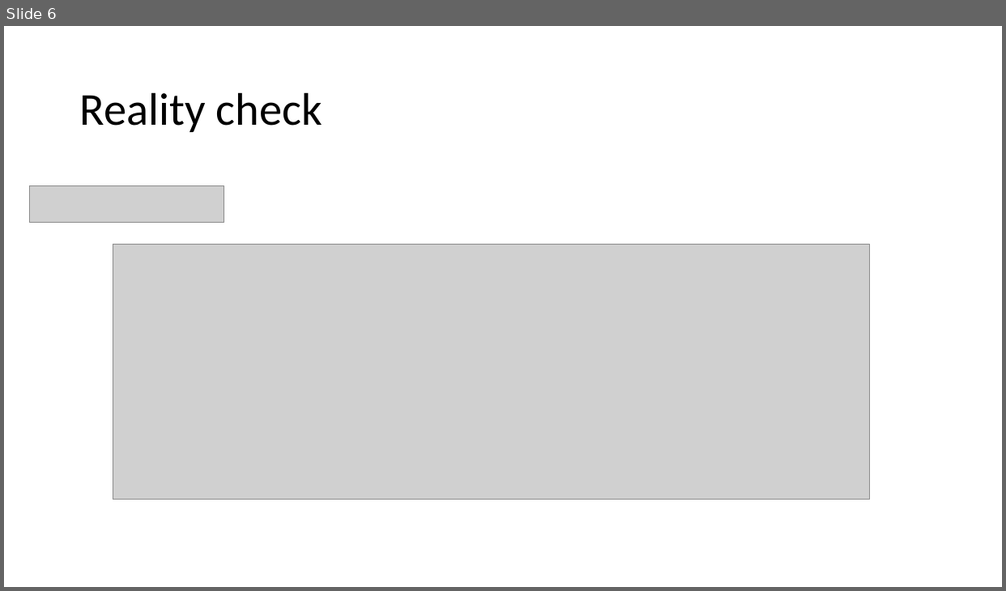
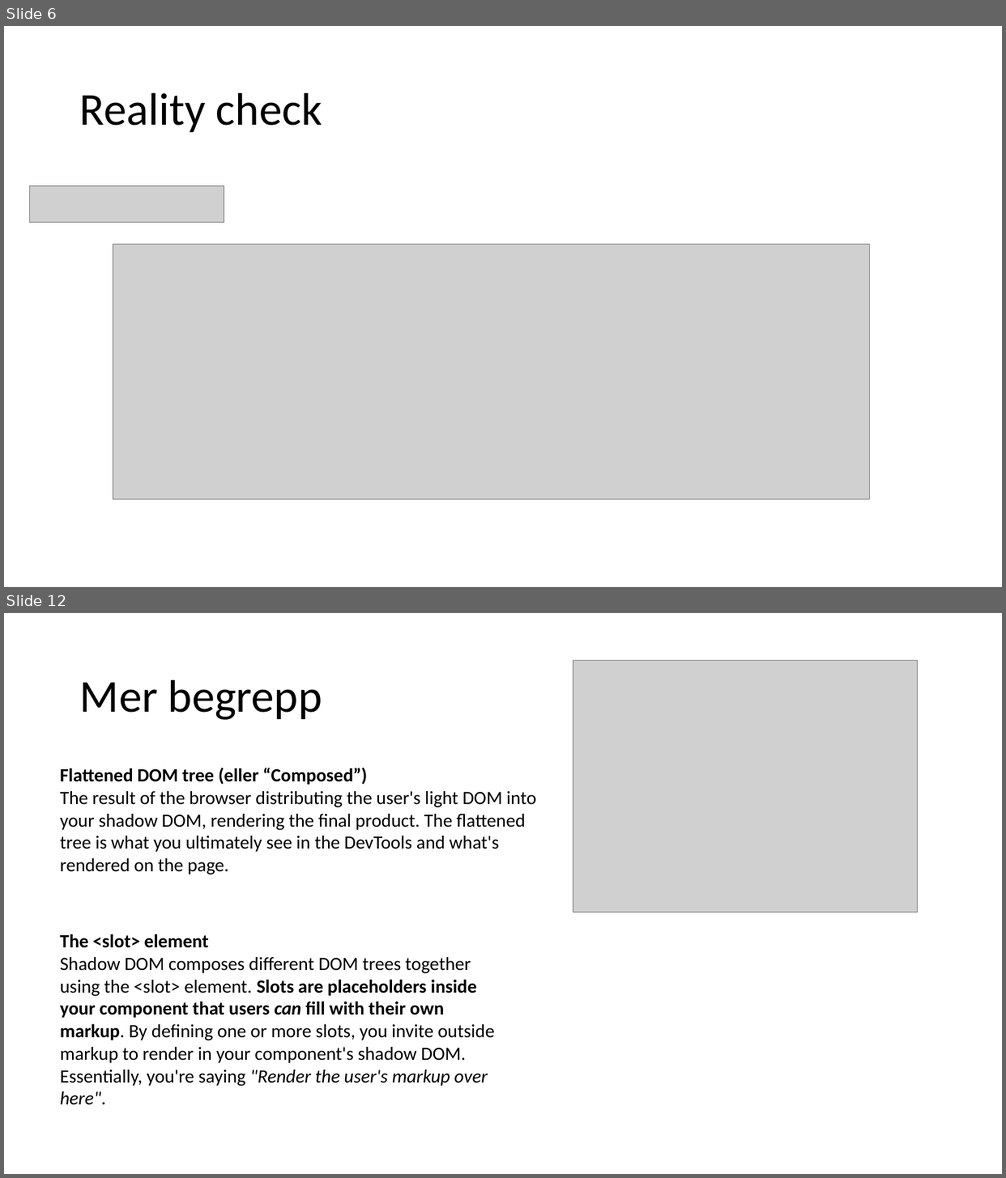
Before and after one commit to hansalmgren/KIL_2019, a slide deck: WebComp_MFE.pptx. Shown one above the other, each under a label of ours: slide 6 before the commit, slides 6 and 12 after it; the slides between them are not shown. The pictures are 1006x591 and 1006x1178 pixels, drawn with LibreOffice and Linux fonts; fonts in the diff are those of the drawing; grey boxes stand for pictures. Boxes give left, top, right and bottom in pixels: in the first picture for what was removed or moved away, otherwise in the second. Text is boxed around its words. In the diff, an @@ line names an element or a change of style, - is before the commit and + after.

```diff
--- a/WebComp_MFE.pptx
+++ b/WebComp_MFE.pptx
@@ slide 12 added at [4,613,1002,1174], background #FFFFFF @@
@@ picture added at [573,661,918,913] @@
@@ title added at [80,679,323,720], 44 pt, text #000000 @@
+Mer begrepp
@@ text added at [60,768,536,875], 18 pt, text #000000 @@
+Flattened DOM tree (eller “Composed”)
+The result of the browser distributing the user's light DOM into your shadow DOM, rendering the final product. The flattened tree is what you ultimately see in the DevTools and what's rendered on the page.
@@ text added at [60,934,495,1105], 18 pt, text #000000 @@
+The <slot> element
+Shadow DOM composes different DOM trees together using the <slot> element. Slots are placeholders inside your component that users can fill with their own markup. By defining one or more slots, you invite outside markup to render in your component's shadow DOM. Essentially, you're saying "Render the user's markup over here".
```
Also in this commit, not shown: 5 slides changed, 5 other slides added, 1 other file.
